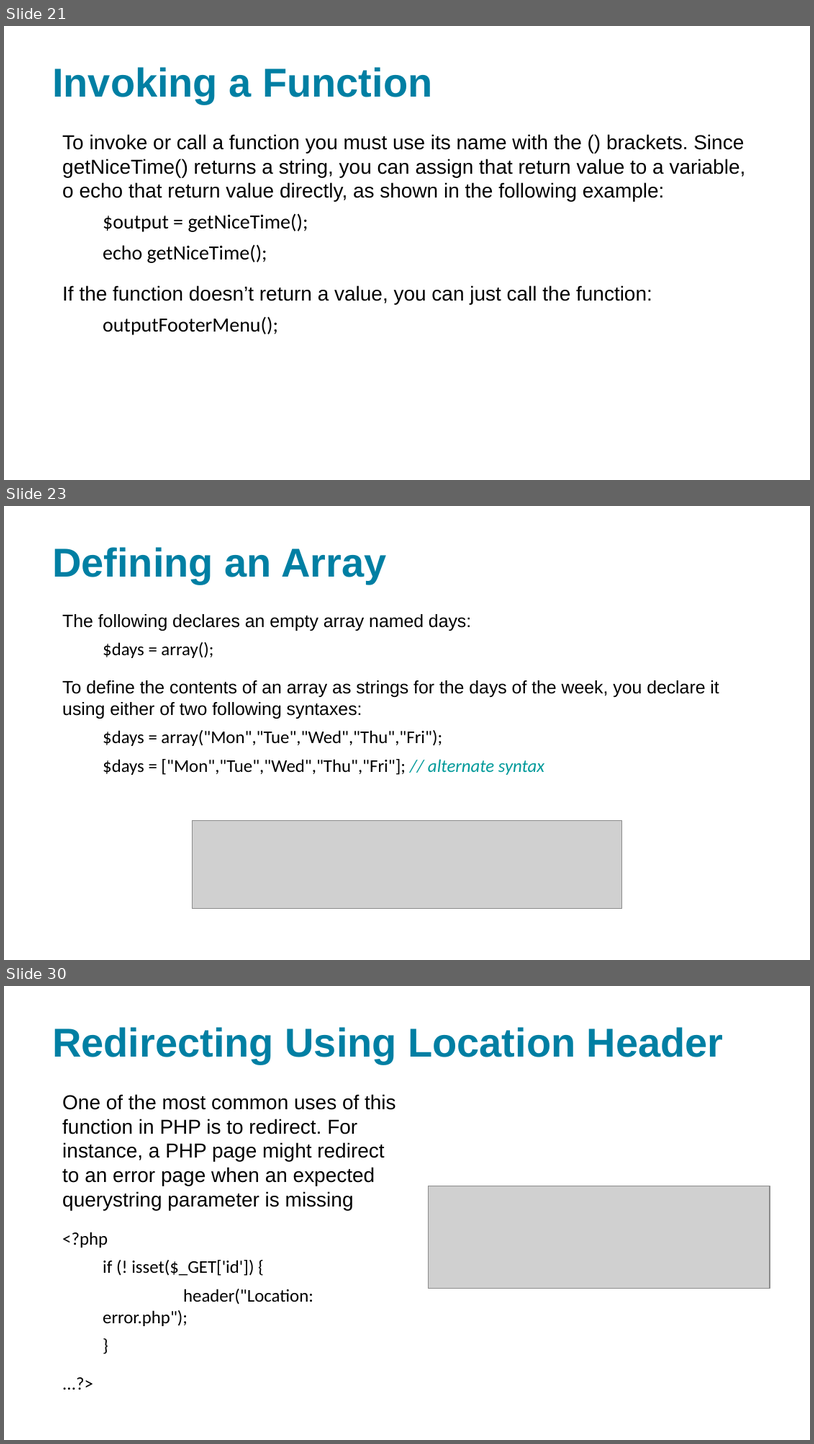
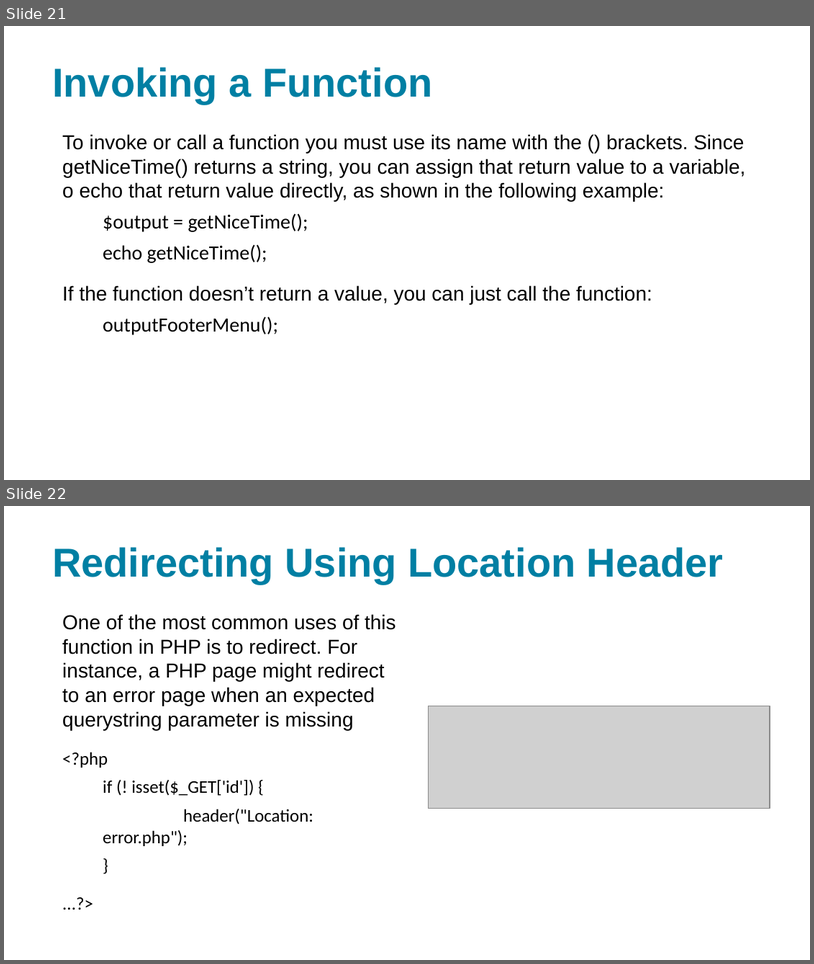
Before and after one commit to xbibogo/MMD24, a slide deck: semester2 PPT/ConnollyHoar_3rdEd_PHP.pptx. Shown one above the other, each under a label of ours: slides 21, 23 and 30 before the commit, slides 21 and 22 after it; the slides between them are not shown. The pictures are 814x1444 and 814x964 pixels, drawn with LibreOffice and Linux fonts; fonts in the diff are those of the drawing; grey boxes stand for pictures. Boxes give left, top, right and bottom in pixels: in the first picture for what was removed or moved away, otherwise in the second. Text is boxed around its words. In the diff, an @@ line names an element or a change of style, - is before the commit and + after.

```diff
--- a/semester2 PPT/ConnollyHoar_3rdEd_PHP.pptx
+++ b/semester2 PPT/ConnollyHoar_3rdEd_PHP.pptx
@@ slide 23 removed at bbox=[4, 506, 810, 960], background #FFFFFF @@
@@ title removed at bbox=[52, 547, 386, 583] @@
-Defining an Array
@@ text removed at bbox=[62, 614, 719, 775] @@
-The following declares an empty array named days:
-  $days = array();
-To define the contents of an array as strings for the days of the week, you declare it using either of two following syntaxes:
-  $days = array("Mon","Tue","Wed","Thu","Fri");
-  $days = ["Mon","Tue","Wed","Thu","Fri"]; // alternate syntax
@@ picture removed at bbox=[192, 821, 622, 908] @@
@@ what was slide 30 is now slide 22 @@
```
Also in this commit, not shown: 5 slides changed, 2 slides added, 10 other slides removed, 10 other files.
